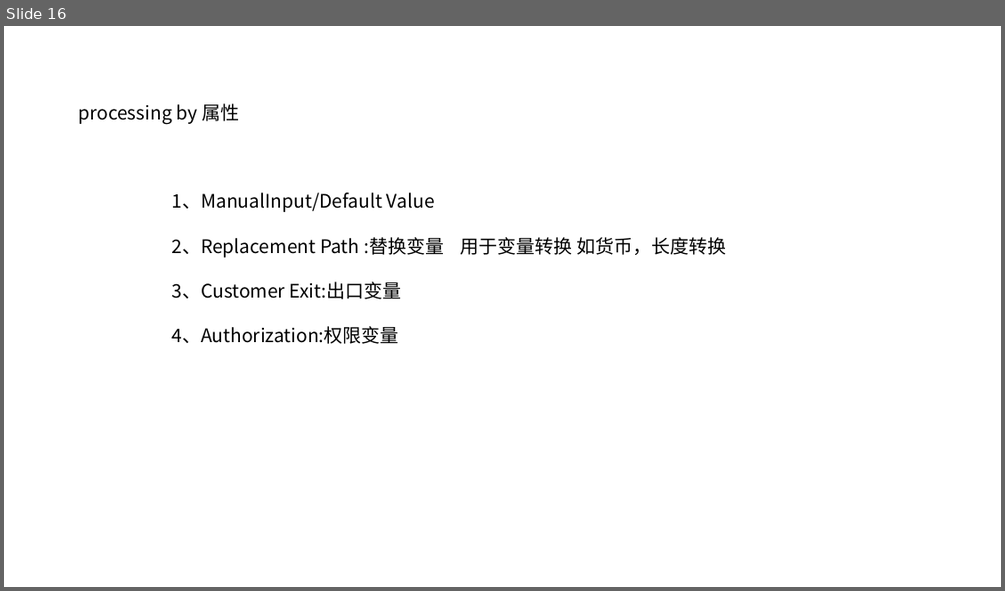
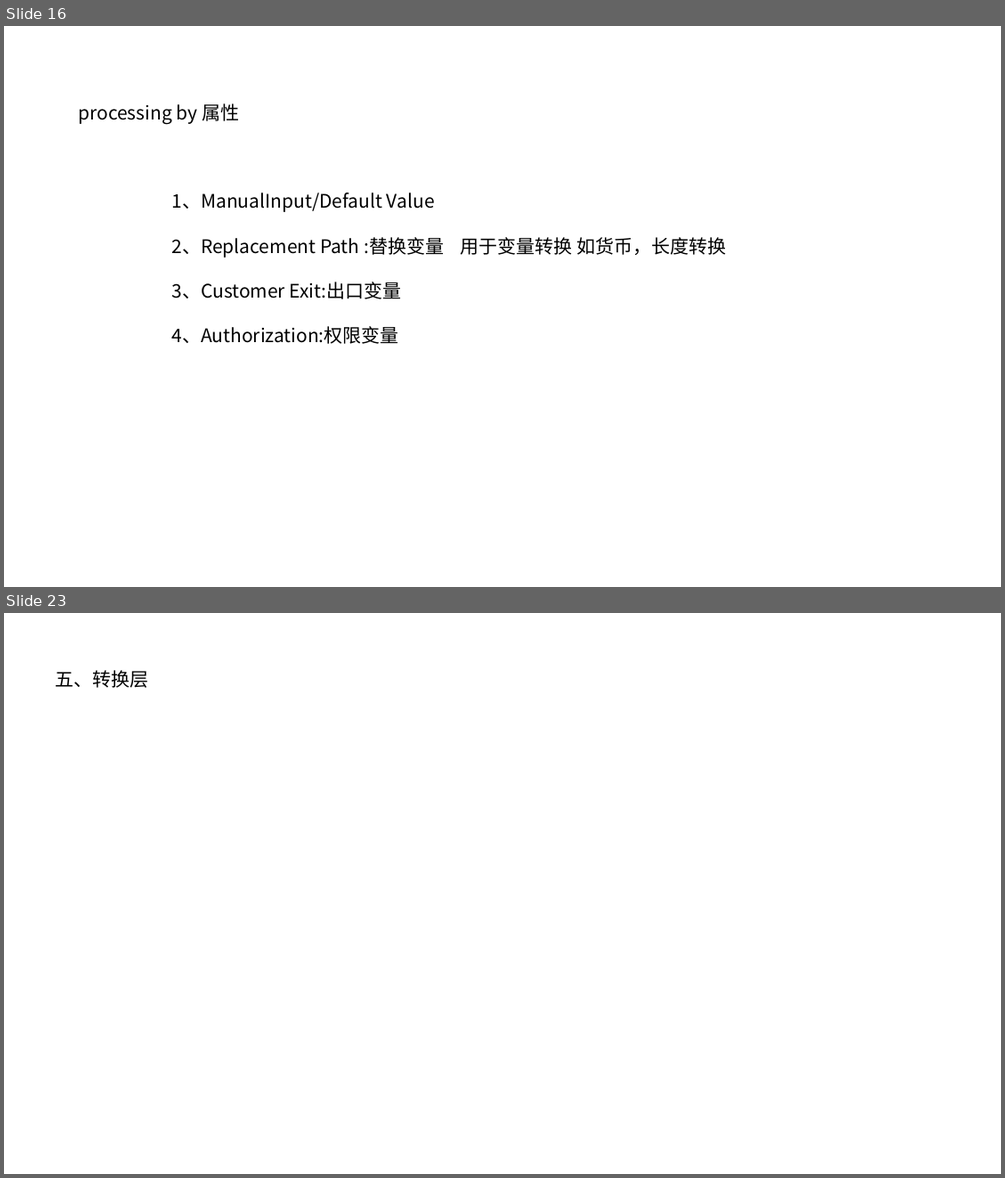
Before and after one commit to chenzz1228/MDG, a slide deck: bw/bw之ecplise.pptx. Shown one above the other, each under a label of ours: slide 16 before the commit, slides 16 and 23 after it; the slides between them are not shown. The pictures are 1005x591 and 1005x1178 pixels, drawn with LibreOffice and Linux fonts; fonts in the diff are those of the drawing. Boxes give left, top, right and bottom in pixels: in the first picture for what was removed or moved away, otherwise in the second. Text is boxed around its words. In the diff, an @@ line names an element or a change of style, - is before the commit and + after.

```diff
--- a/bw/bw之ecplise.pptx
+++ b/bw/bw之ecplise.pptx
@@ slide 23 added at (x1=4, y1=613, x2=1001, y2=1174), background #FFFFFF @@
@@ text added at (x1=56, y1=670, x2=149, y2=688), 18 pt, text #000000 @@
+五、转换层
```
Also in this commit, not shown: 7 other slides added.
